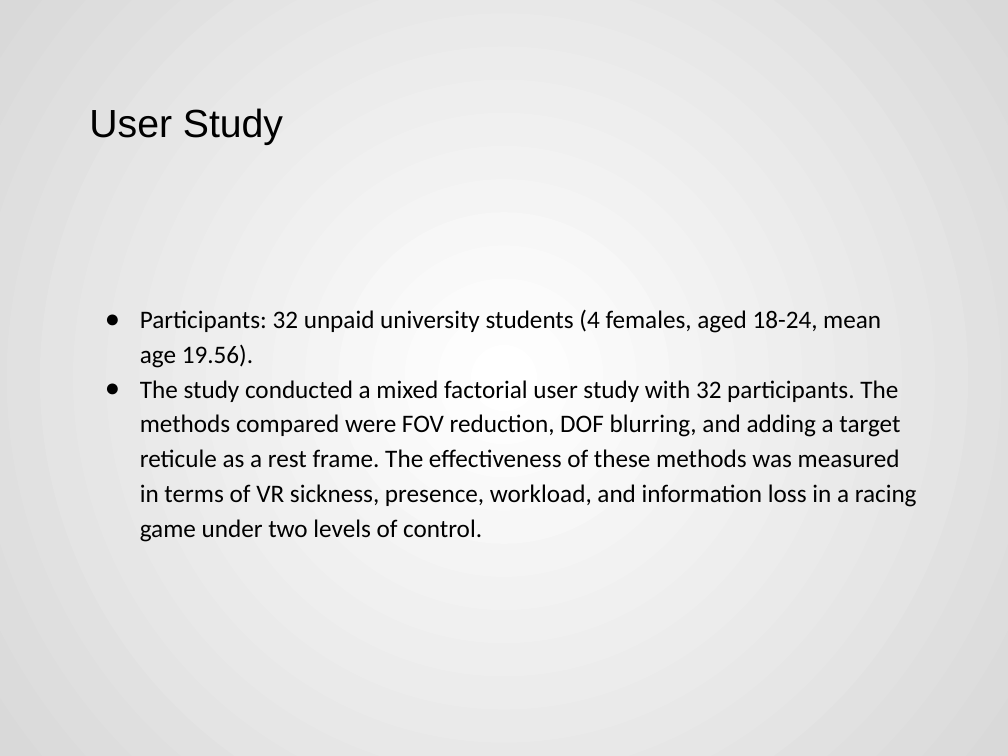
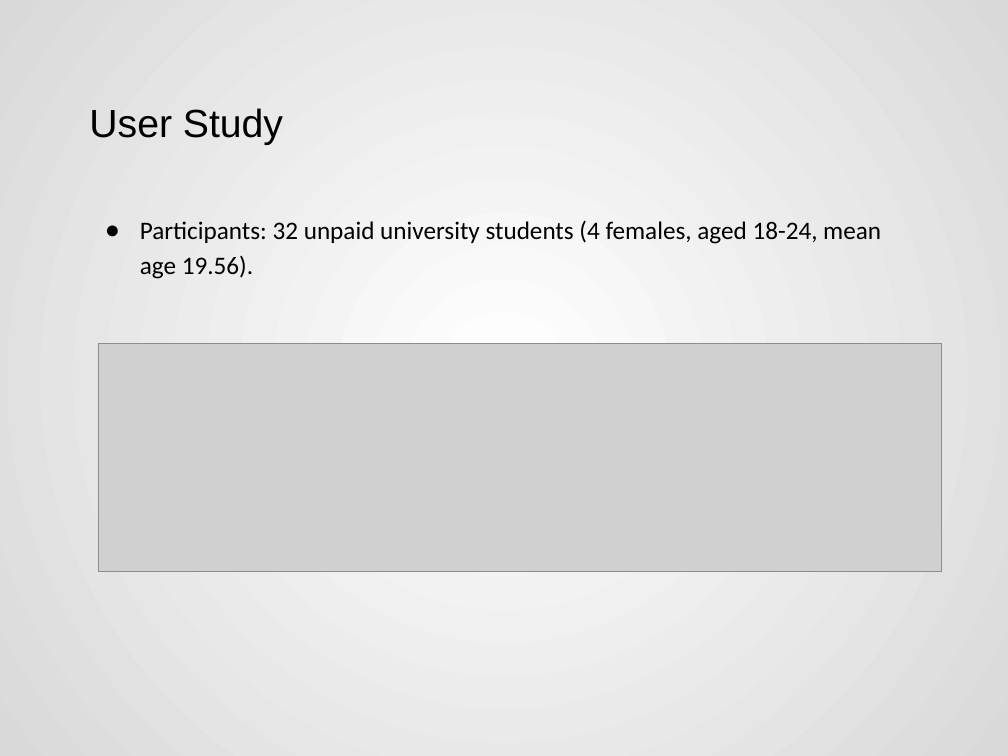
Before and after one commit to Akash3121/3D, a slide deck: slide 9 of Paper-Presentation/Akash - VR_Sickness_Mitigation_Methods_Presentation.pptx. Drawn at 1008x756 pixels with LibreOffice and Linux fonts; fonts in the diff are those of the drawing; grey boxes stand for pictures. Boxes give left, top, right and bottom in pixels: in the first picture for what was removed or moved away, otherwise in the second. Text is boxed around its words. In the diff, an @@ line names an element or a change of style, - is before the commit and + after.

```diff
--- a/Paper-Presentation/Akash - VR_Sickness_Mitigation_Methods_Presentation.pptx
+++ b/Paper-Presentation/Akash - VR_Sickness_Mitigation_Methods_Presentation.pptx
@@ picture added at box(99, 344, 942, 572) @@
@@ text at box(140, 380, 917, 542): paragraph removed @@
-● The study conducted a mixed factorial user study with 32 participants. The methods compared were FOV reduction, DOF blurring, and adding a target reticule as a rest frame. The effectiveness of these methods was measured in terms of VR sickness, presence, workload, and information loss in a racing game under two levels of control.
```
Also in this commit, not shown: 1 slide added.
